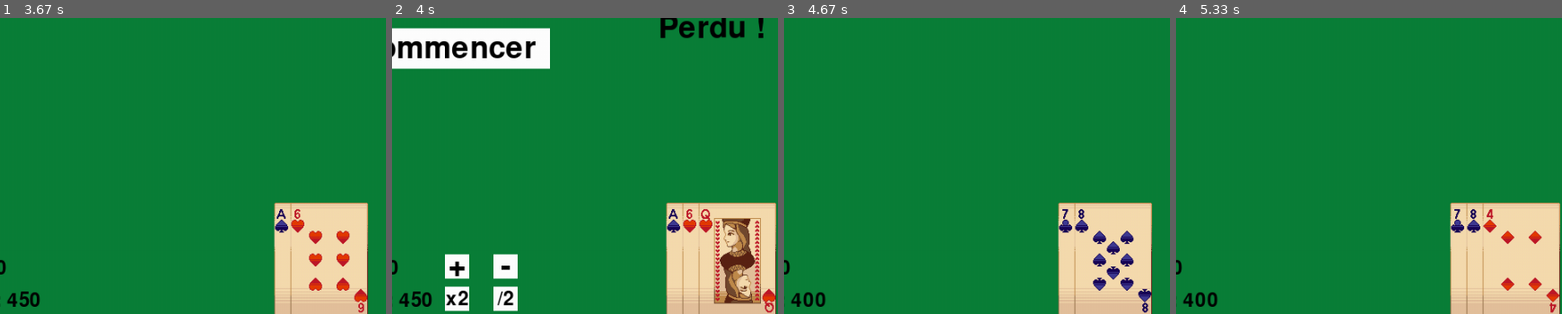
Above: before the commit, frames 1-4 (left to right).
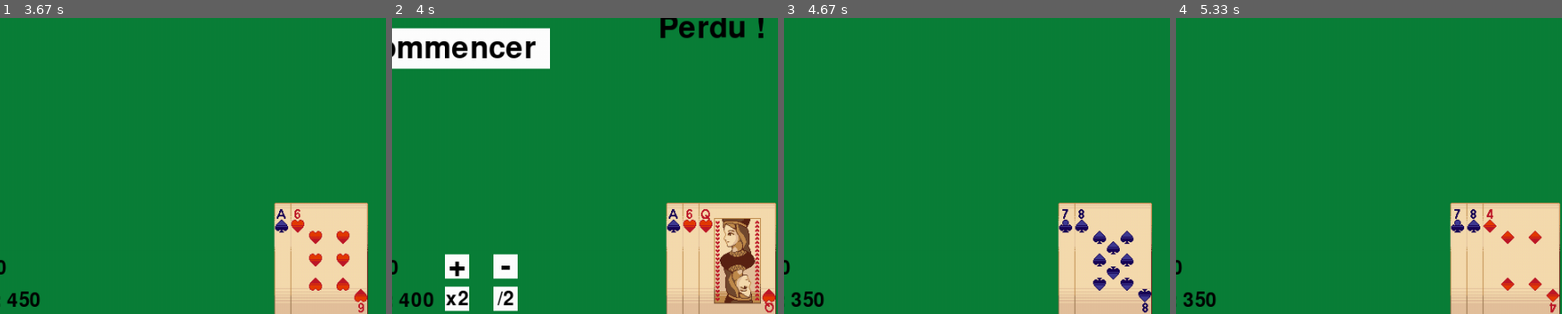
Above: after the commit, the same moments.

Repository: oscorchan/blackJack-Pygame
Game: pygame game, started from main.py
Two runs of this game, one before a commit and one after it. Both use one fixed random seed, a clock stepped at 60 frames per second and the inputs below.
Inputs (mouse positions are % of the whole screen's width and height, from its top left):
- Up to frame 1 (3.67 s): click "-" at 0.38 s; click "x2" at 0.72 s; click "/2" at 1.05 s; click (90, 86) at 1.38 s; click "+" at 2.22 s; click (49, 33) at 2.55 s; click "Commencer" at 3.38 s
- Up to frame 2 (4 s): click "Doubler" at 3.72 s
- Up to frame 3 (4.67 s): click "Commencer" at 4.55 s
- Up to frame 4 (5.33 s): click "Tirer" at 4.88 s; click (37, 80) at 5.22 s
The pictures show only the part of the screen within x 11-61%, y 48-98%; the shares and areas given below are measured in that part.

Frame 1 is identical in both runs. In frame 2, 0.2% of the frame differs, in the area x 4-11%, y 92-98%; in frame 3, 0.2%, in the area x 1-11%, y 92-98%; in frame 4, 0.2%.

Commit message:
resolution bug doubler

Diff:
--- a/main.py
+++ b/main.py
@@ -374,6 +374,7 @@
                         self.comparerMains()
 
                     if self.boutonDoubler.estClique(pygame.mouse.get_pos()) and not self.player.hand.calculerTotal() >= 21 and not self.message and self.canDouble and not self.afficherBoutonAssurance:
+                        self.player.money -= self.player.bet
                         self.player.bet *= 2
                         self.player.hit(self.deck)
                         if self.player.isBusted():
@@ -390,31 +391,29 @@
                         self.reset()
                         self.start()
 
-                    if self.boutonAugmenterMise.estClique(pygame.mouse.get_pos()):
-                        if self.player.money >= self.player.bet + 10:
-                            self.player.bet += 10
-                        else :
-                            self.player.bet = self.player.money
-
-                    if self.boutonDiminuerMise.estClique(pygame.mouse.get_pos()):
-                        if self.player.bet >= 10:
-                            self.player.bet -= 10
-                        else :
-                            self.player.bet = 0
-
-                    if self.boutonDoublerMise.estClique(pygame.mouse.get_pos()):
-                        if self.player.money >= self.player.bet * 2:
-                            self.player.bet *= 2
-                        else :
-                            self.player.bet = self.player.money
-
-                    if self.boutonDiviserMise.estClique(pygame.mouse.get_pos()):
-                        self.player.bet = round(self.player.bet /2)
-                        if self.player.bet < 10:
-                            if self.player.money < 10:
+                    if not self.gameStarted:
+                        if self.boutonAugmenterMise.estClique(pygame.mouse.get_pos()):
+                            if self.player.money >= self.player.bet + 10:
+                                self.player.bet += 10
+                            else :
                                 self.player.bet = self.player.money
-                            else:
-                                self.player.bet = 10
+                        if self.boutonDiminuerMise.estClique(pygame.mouse.get_pos()):
+                            if self.player.bet >= 10:
+                                self.player.bet -= 10
+                            else :
+                                self.player.bet = 0
+                        if self.boutonDoublerMise.estClique(pygame.mouse.get_pos()):
+                            if self.player.money >= self.player.bet * 2:
+                                self.player.bet *= 2
+                            else :
+                                self.player.bet = self.player.money
+                        if self.boutonDiviserMise.estClique(pygame.mouse.get_pos()):
+                            self.player.bet = round(self.player.bet /2)
+                            if self.player.bet < 10:
+                                if self.player.money < 10:
+                                    self.player.bet = self.player.money
+                                else:
+                                    self.player.bet = 10
 
             self.screen.fill(BACKGROUND_COLOR)
 
